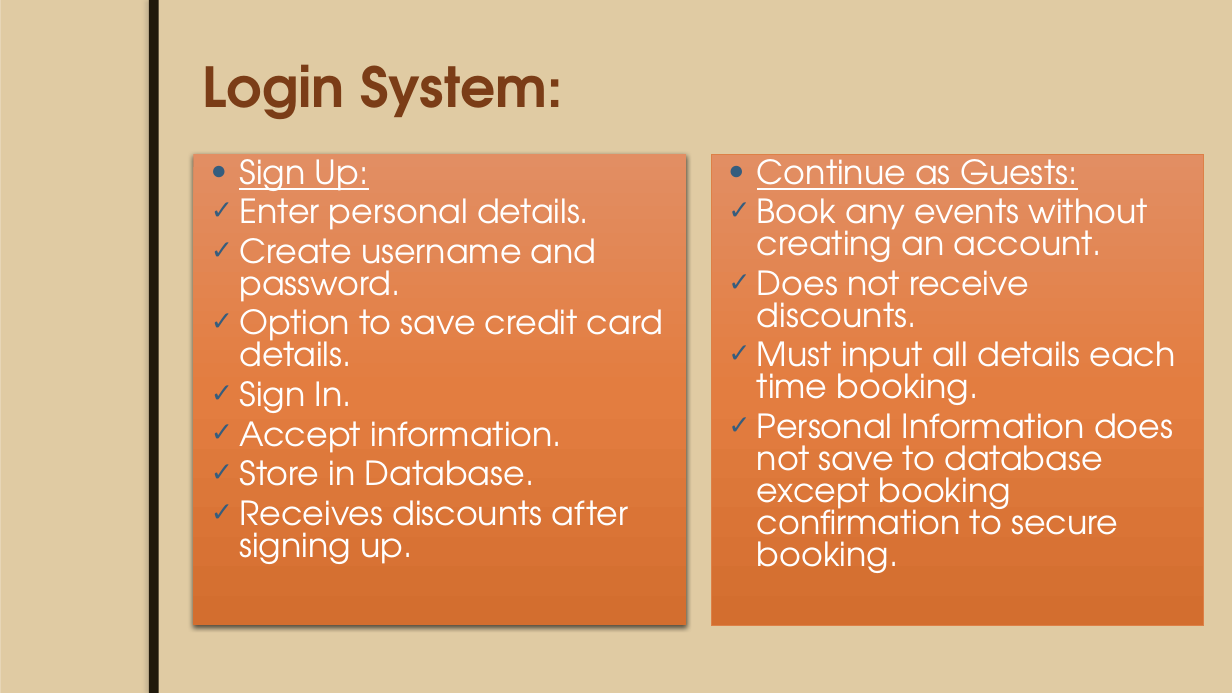
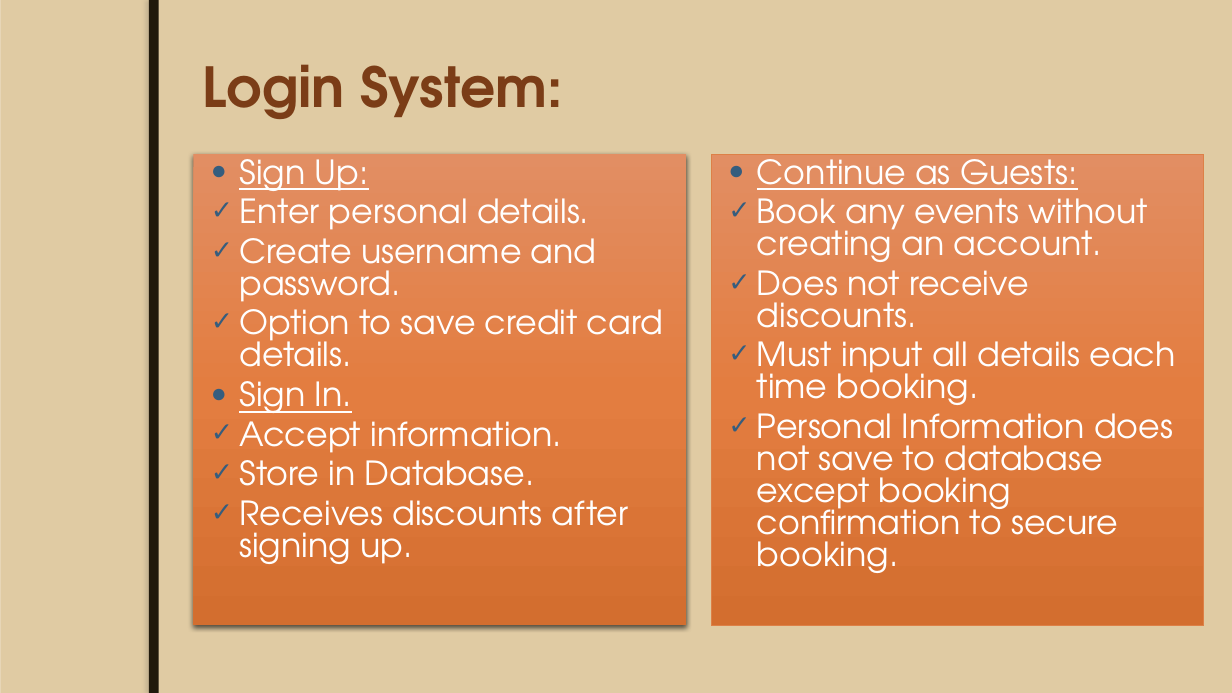
Before and after one commit to JoeyTatu/GoldenYears, a slide deck: slide 5 of Week 8 - Presentation slides/Mid-Term Project.pptx. Drawn at 1232x693 pixels with LibreOffice and Linux fonts; fonts in the diff are those of the drawing; background and template pictures are left out. Boxes give left, top, right and bottom in pixels: in the first picture for what was removed or moved away, otherwise in the second. Text is boxed around its words. In the diff, an @@ line names an element or a change of style, - is before the commit and + after.

```diff
--- a/Week 8 - Presentation slides/Mid-Term Project.pptx
+++ b/Week 8 - Presentation slides/Mid-Term Project.pptx
@@ text at (x1=239, y1=381, x2=352, y2=422): underline on in "Sign In."; bullet ✓ to ● @@
```
Also in this commit, not shown: 3 other slides changed, 2 slides added, 2 slides removed.
